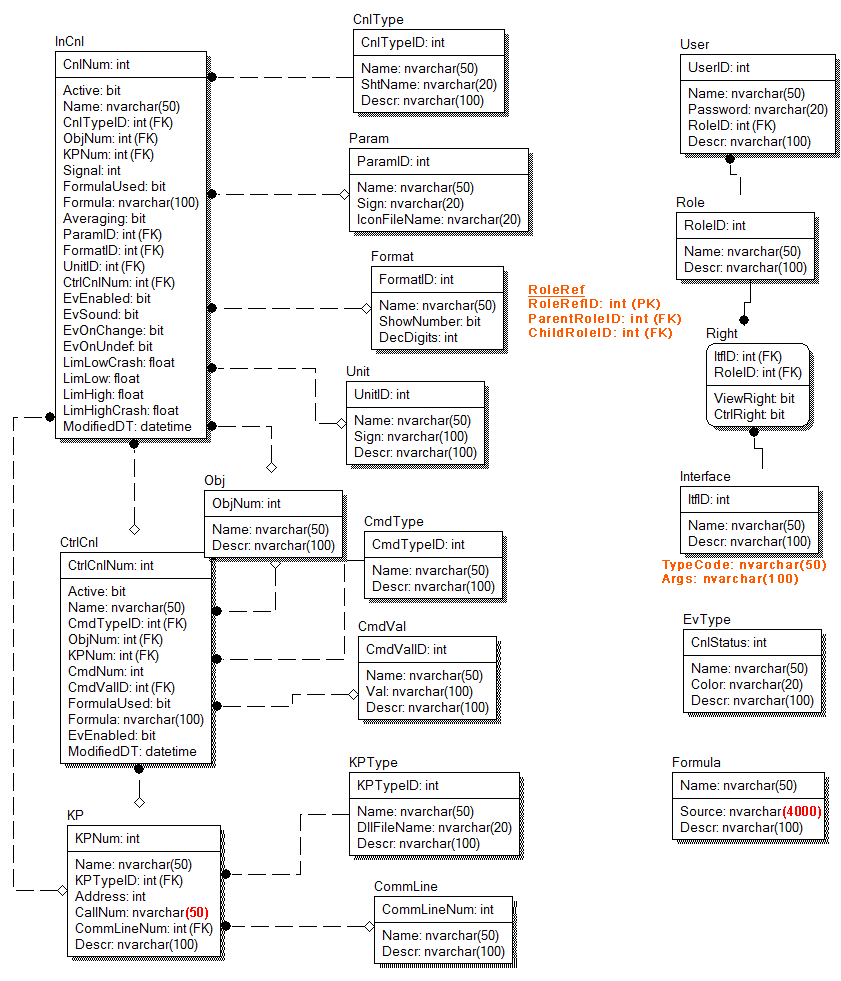
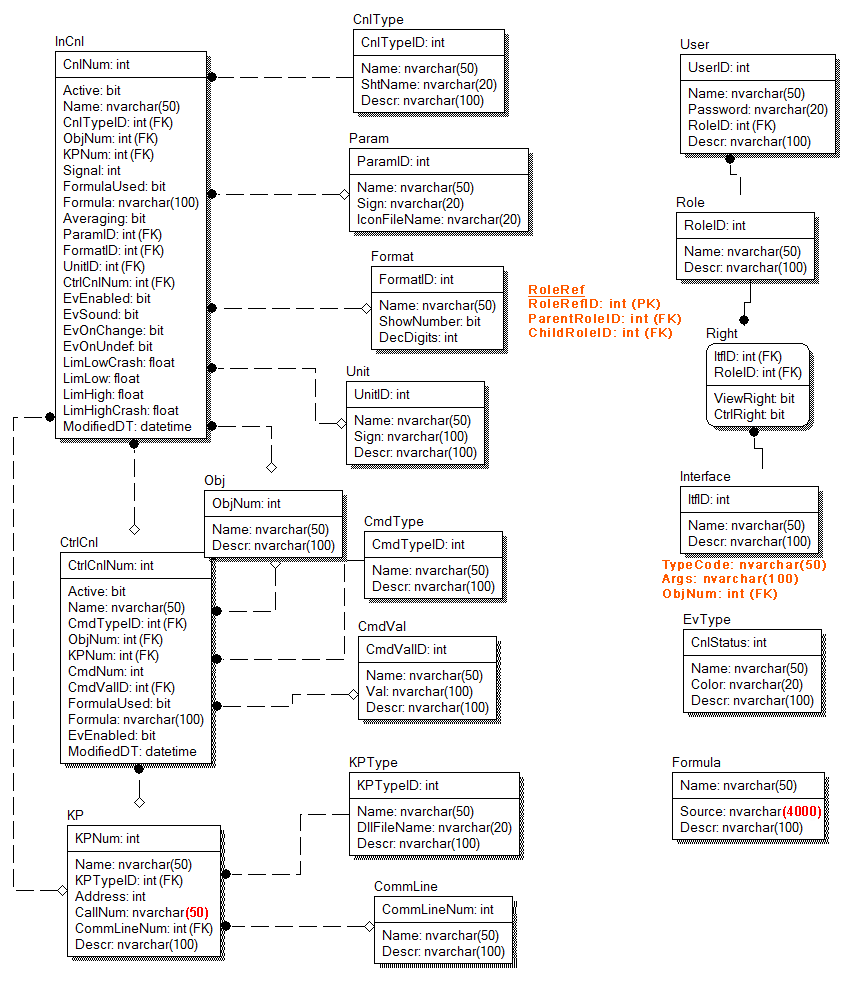
Two versions of the same layered image (841x981). Layer-by-layer changes:
painted on "Interface" over (663, 589, 777, 600)
